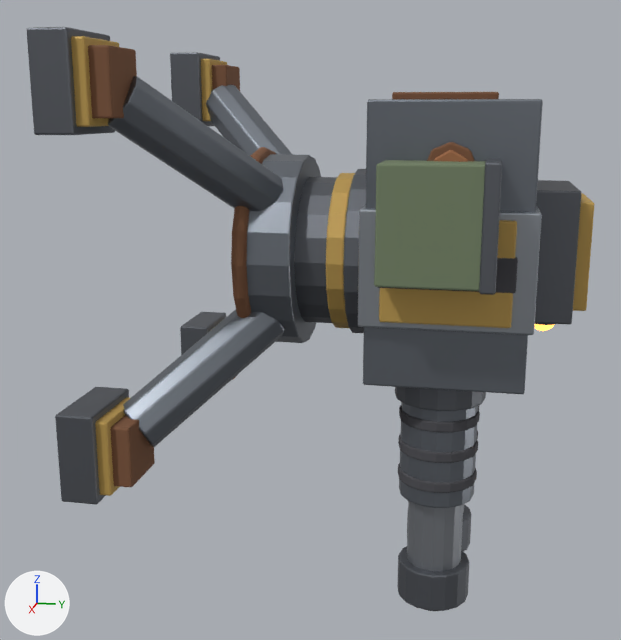
The FBX model Assets/GeneratedBaseItems/21_Automated_Sentry_Turret.fbx: old version first, new version second.
Both versions are drawn from a 50 mm lens placed at (3.94, 1.65, 0.65), pointed at (0.03, 0.87, -0.33). The axes (+X, +Y, +Z) are drawn at lower left. The lights are the same throughout. The first picture is the older version.

Objects in the first picture: '21_Automated_Sentry_Turret'.
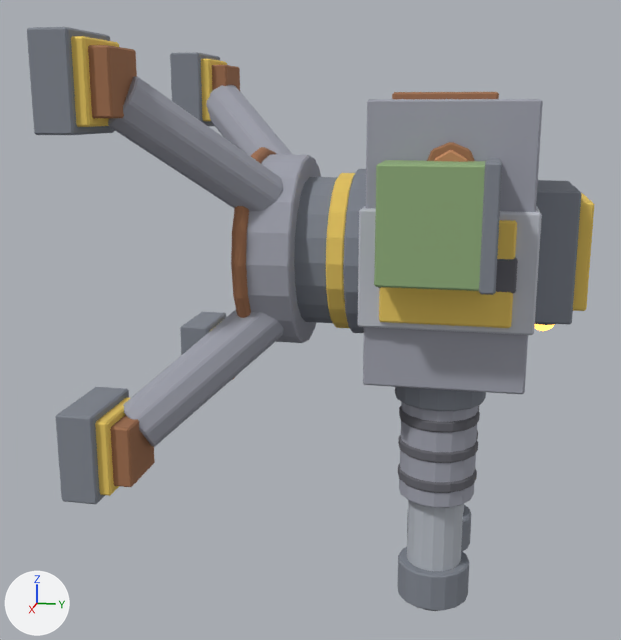
Pixel boxes [x1, y1, x2, y2] of what changed, in the pictures (621 x 640 px):
'21_Automated_Sentry_Turret', recoloured, surface changed, reshaped (lighter)
    both: [27, 27, 595, 611]
part 1 of me_21_automated_sentry_turret_baked, deleted
    before: [27, 27, 595, 611]

The change, as a list of edits to the scene's bpy script:
```text
Change mat_iron___dark_forged_steel:
    mat_iron___dark_forged_steel.metallic: 0.82 -> 0.0
    mat_iron___dark_forged_steel.base_color: (0.14, 0.15, 0.17) -> (0.22, 0.24, 0.28)  # grey #696c73 -> grey #818690
    mat_iron___dark_forged_steel.roughness: 0.52 -> 0.96
Change mat_hazard___faded_amber:
    mat_hazard___faded_amber.base_color: (0.54, 0.35, 0.09) -> (0.82, 0.58, 0.12)  # orange #c2a055 -> yellow #eac861
    mat_hazard___faded_amber.roughness: 0.62 -> 0.96
Change mat_rust___deep_brown:
    mat_rust___deep_brown.base_color: (0.22, 0.1, 0.05) -> (0.35, 0.16, 0.08)  # brown #81593f -> brown #a06f50
Change mat_titanium___graphite_armor:
    mat_titanium___graphite_armor.metallic: 0.86 -> 0.0
    mat_titanium___graphite_armor.base_color: (0.19, 0.21, 0.24) -> (0.35, 0.36, 0.42)  # grey #797e86 -> grey #a0a2ad
    mat_titanium___graphite_armor.roughness: 0.42 -> 0.96
Change mat_iron___scraped_edges:
    mat_iron___scraped_edges.metallic: 0.85 -> 0.0
    mat_iron___scraped_edges.base_color: (0.3, 0.32, 0.35) -> (0.46, 0.49, 0.54)  # grey #9599a0 -> light grey #b5bac2
    mat_iron___scraped_edges.roughness: 0.45 -> 0.96
Change mat_titanium___bright_bevel:
    mat_titanium___bright_bevel.metallic: 0.88 -> 0.0
    mat_titanium___bright_bevel.base_color: (0.36, 0.39, 0.43) -> (0.52, 0.54, 0.6)  # grey #a2a8af -> light grey #bfc2cb
    mat_titanium___bright_bevel.roughness: 0.38 -> 0.96
Change mat_charcoal___blackened:
    mat_charcoal___blackened.base_color: (0.07, 0.07, 0.08) -> (0.13, 0.13, 0.15)  # dark grey #4b4b50 -> dark grey #65656c
Change mat_cloth___field_canvas:
    mat_cloth___field_canvas.base_color: (0.17, 0.22, 0.13) -> (0.28, 0.42, 0.2)  # greyish green #738165 -> green #90ad7c
    mat_cloth___field_canvas.roughness: 0.88 -> 0.96
Change mat_rust___orange_oxide:
    mat_rust___orange_oxide.metallic: 0.25 -> 0.0
    mat_rust___orange_oxide.base_color: (0.38, 0.16, 0.07) -> (0.54, 0.25, 0.12)  # brown #a66f4b -> orange #c28961
    mat_rust___orange_oxide.roughness: 0.82 -> 0.96
Change me_21_automated_sentry_turret_baked:
    used by ob_21_automated_sentry_turret; location = (0.0, 0.0, 0.0)
    remove me_21_automated_sentry_turret_baked.from_pydata(...)  # 5452 vertices, 5032 faces; spans x -0.93..0.93, y 0.0..2.1, z -1.61..0.93
    add me_21_automated_sentry_turret_baked.from_pydata(...)  # 3002 vertices, 2768 faces; spans x -0.93..0.93, y 0.0..2.1, z -1.61..0.93
    me_21_automated_sentry_turret_baked part 1: 2450 vertices removed from x -0.93..0.93, y 0.0..2.1, z -1.61..0.93
```
